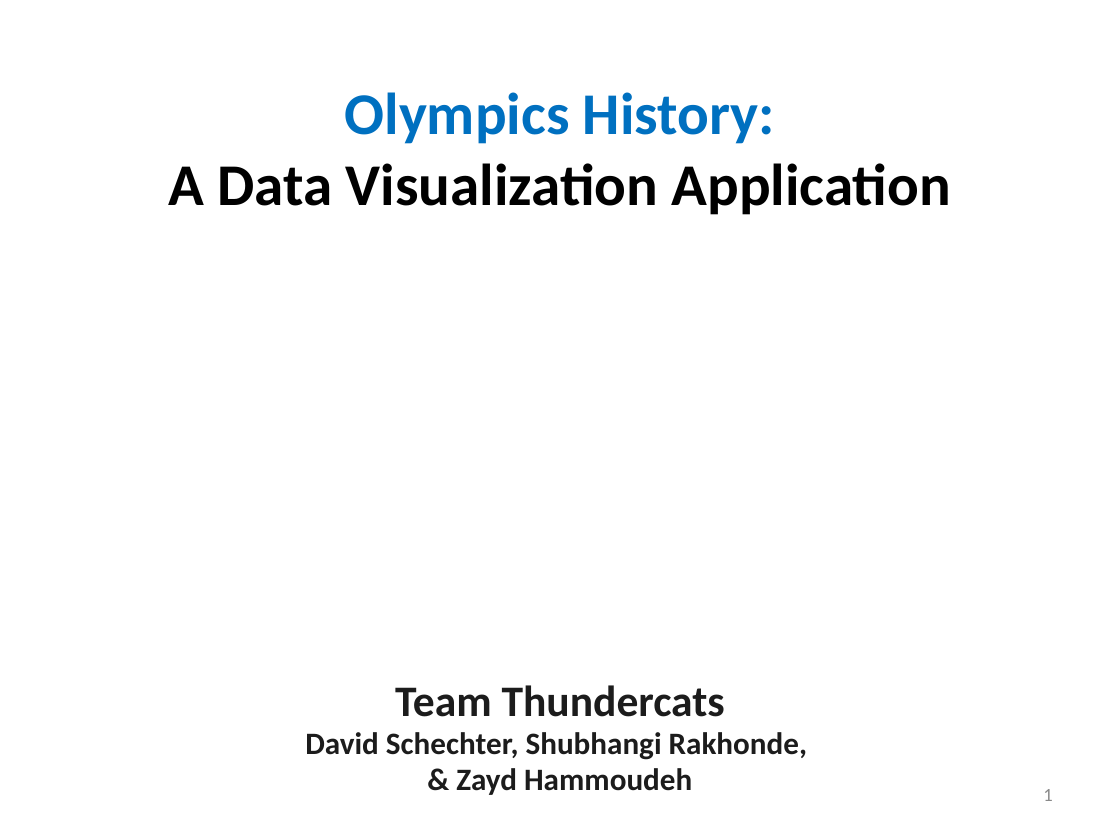
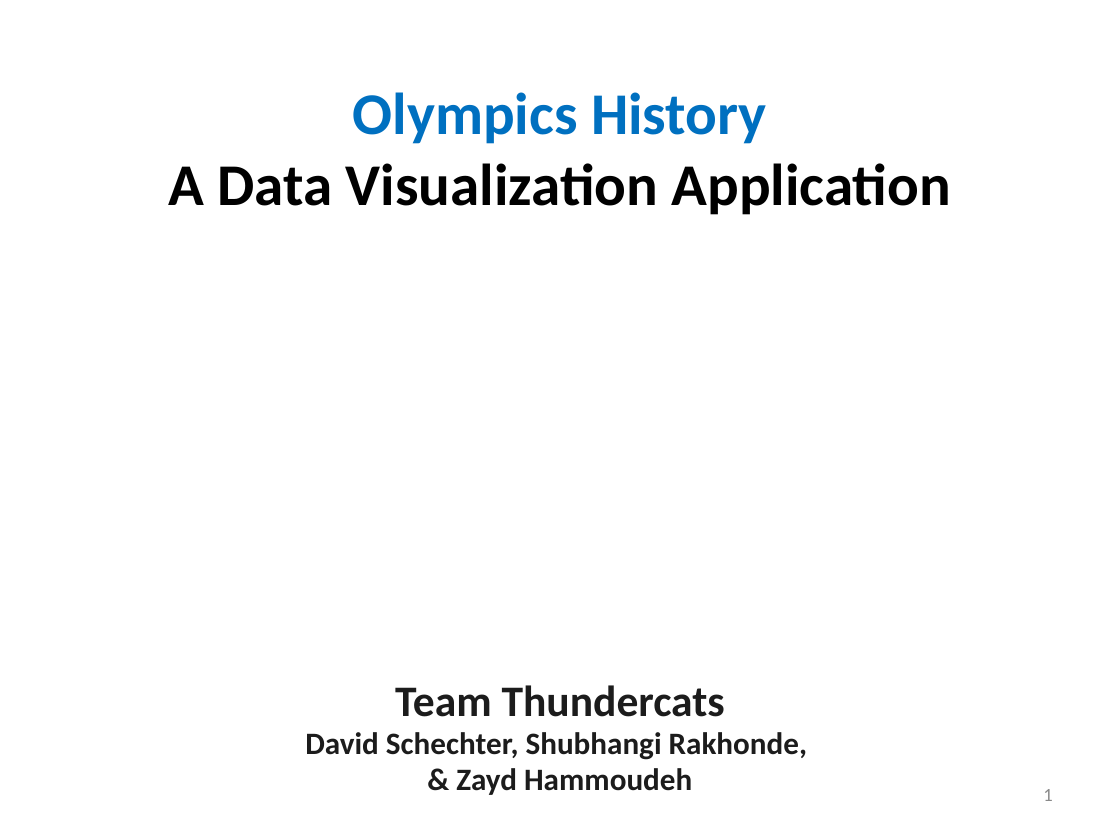
Before and after one commit to ZaydH/CS235, a slide deck: slide 1 of Final_Project/Presentation/CS235 - Team Thundercats - Final Project Presentation.pptx. Drawn at 1120x840 pixels with LibreOffice and Linux fonts; fonts in the diff are those of the drawing; background and template pictures are left out. Boxes give left, top, right and bottom in pixels: in the first picture for what was removed or moved away, otherwise in the second. Text is boxed around its words. In the diff, an @@ line names an element or a change of style, - is before the commit and + after.

```diff
--- a/Final_Project/Presentation/CS235 - Team Thundercats - Final Project Presentation.pptx
+++ b/Final_Project/Presentation/CS235 - Team Thundercats - Final Project Presentation.pptx
@@ text at (168,92,951,215): text changed @@
-Olympics History:
-A Data Visualization Application
+Olympics History
+A Data Visualization Application
```
Also in this commit, not shown: 4 slides added, 2 slides removed, 1 other file.
